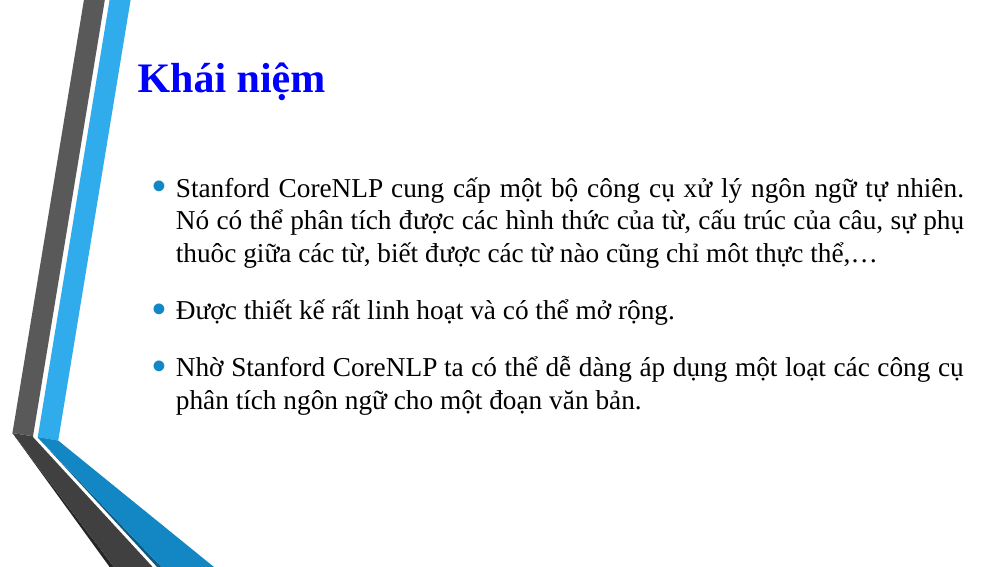
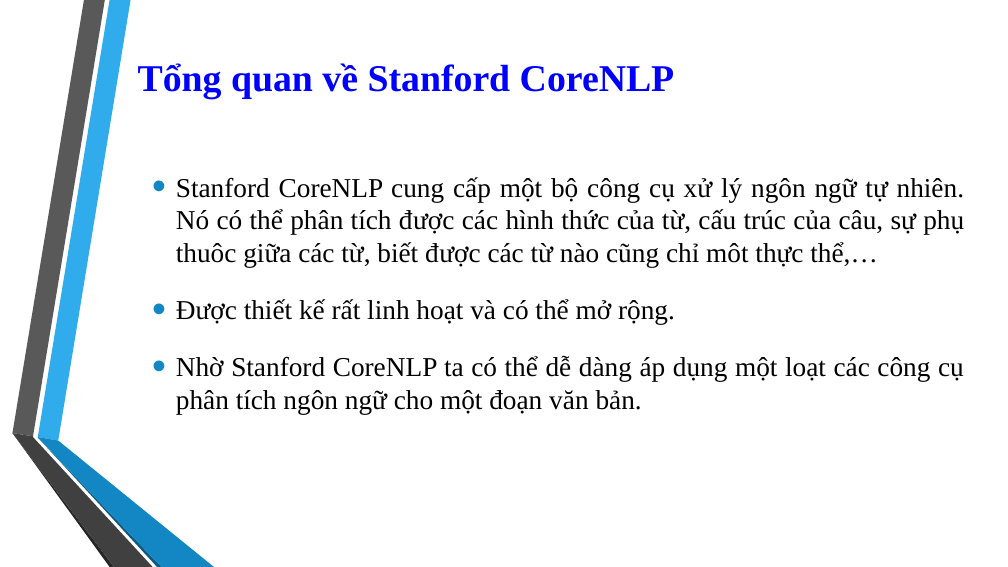
Before and after one commit to 1412520/TextMining, a slide deck: slide 4 of Seminar/Stanford_CoreNLP.pptx (slide 3 before the commit). Drawn at 1008x567 pixels with LibreOffice and Linux fonts; fonts in the diff are those of the drawing; background and template pictures are left out. Boxes give left, top, right and bottom in pixels: in the first picture for what was removed or moved away, otherwise in the second. Text is boxed around its words. In the diff, an @@ line names an element or a change of style, - is before the commit and + after.

Commit message:
add NER in ppt

```diff
--- a/Seminar/Stanford_CoreNLP.pptx
+++ b/Seminar/Stanford_CoreNLP.pptx
@@ title at (x1=138, y1=63, x2=675, y2=98): text changed; size 40 to 36 pt @@
-Khái niệm
+Tổng quan về Stanford CoreNLP
```
Also in this commit, not shown: 1 other slide changed, 5 slides added, 1 other file.
